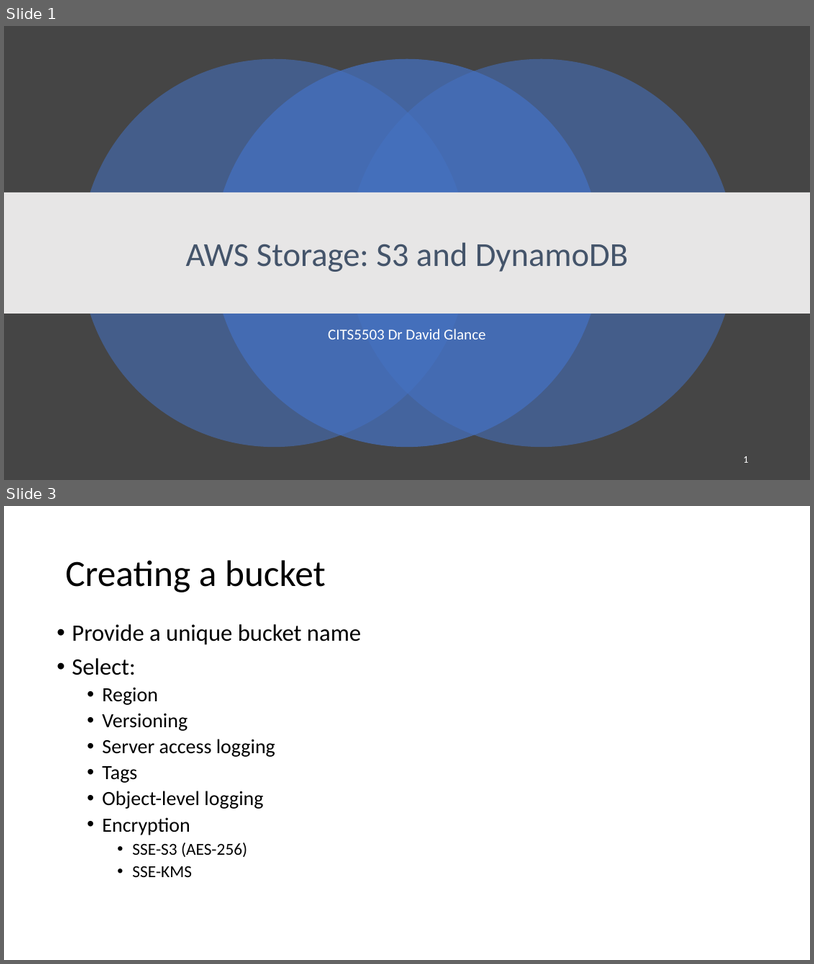
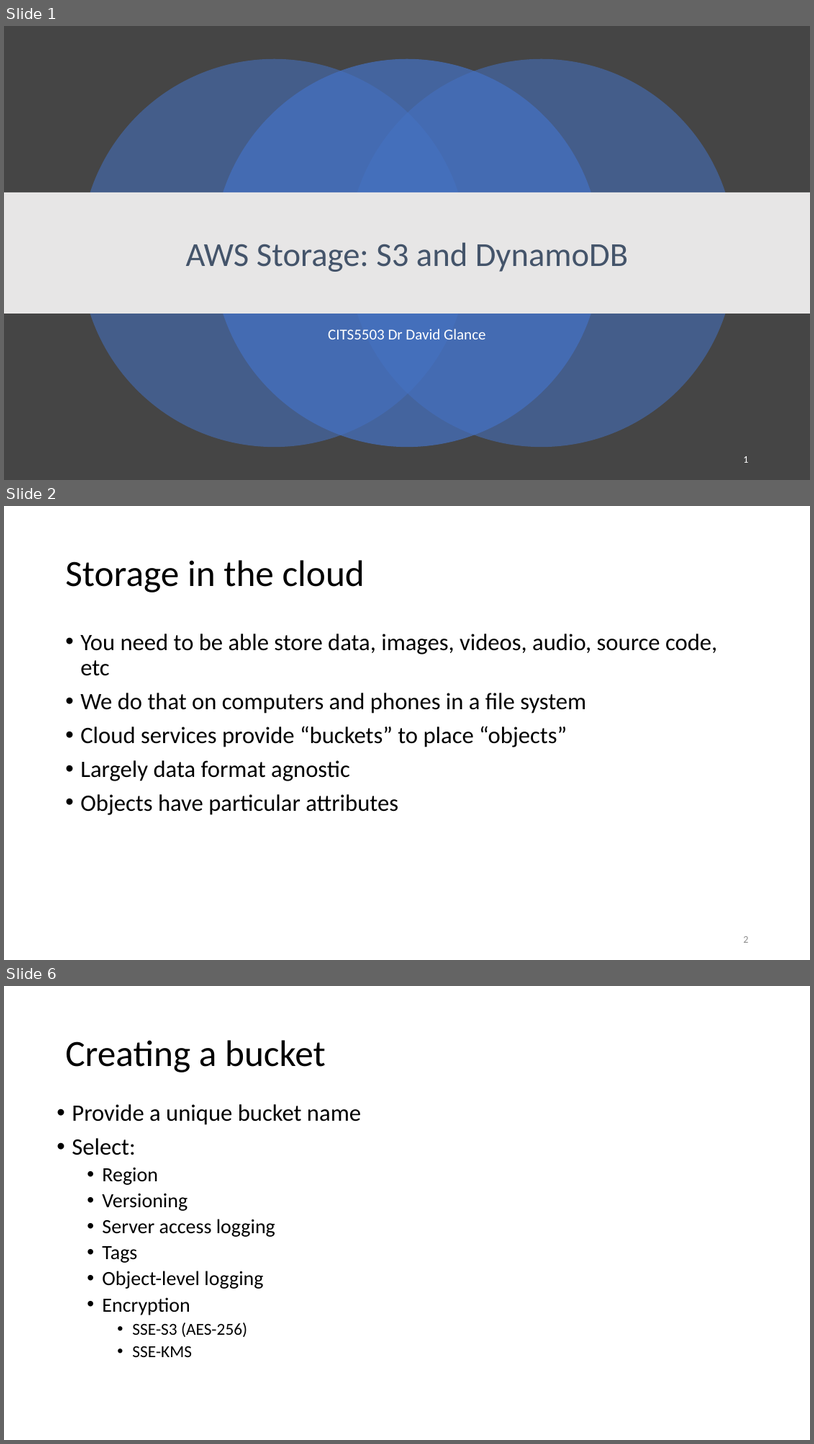
Before and after one commit to uwacsp/cits5503, a slide deck: Lectures/CITS5503LectureStorage.pptx. Shown one above the other, each under a label of ours: slides 1 and 3 before the commit, slides 1, 2 and 6 after it; the slides between them are not shown. The pictures are 814x964 and 814x1444 pixels, drawn with LibreOffice and Linux fonts; fonts in the diff are those of the drawing. Boxes give left, top, right and bottom in pixels: in the first picture for what was removed or moved away, otherwise in the second. Text is boxed around its words. In the diff, an @@ line names an element or a change of style, - is before the commit and + after.

Commit message:
updated lecture on storage

```diff
--- a/Lectures/CITS5503LectureStorage.pptx
+++ b/Lectures/CITS5503LectureStorage.pptx
@@ slide 2 added at bbox=[4, 506, 810, 960], background #FFFFFF @@
@@ title added at bbox=[65, 560, 365, 592], 44 pt, text #000000 @@
+Storage in the cloud
@@ text added at bbox=[80, 633, 718, 815], 28 pt, text #000000 @@
+• You need to be able store data, images, videos, audio, source code, etc
+• We do that on computers and phones in a file system
+• Cloud services provide “buckets” to place “objects”
+• Largely data format agnostic
+• Objects have particular attributes
@@ page number added at bbox=[743, 936, 748, 942], 12 pt, text #8C8C8C @@
+2
@@ what was slide 3 is now slide 6 @@
```
Also in this commit, not shown: 2 slides changed, 7 other slides added, 1 other file.
